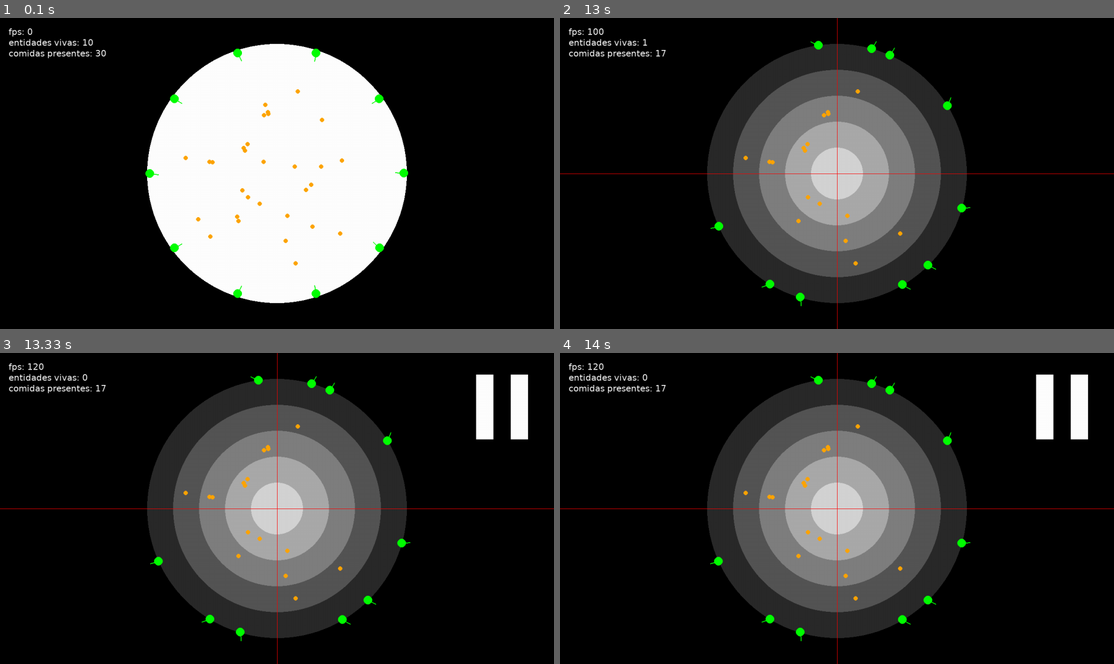
Above: before the commit, frames 1-4 (two rows, left to right).
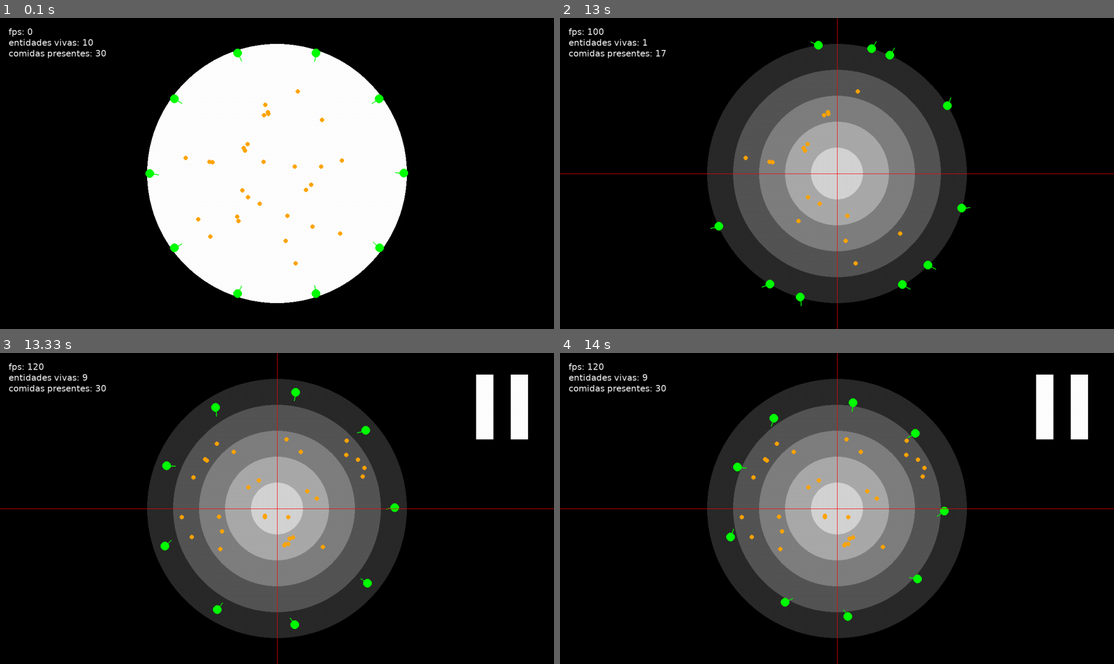
Above: after the commit, the same moments.

Repository: GabrielSaH/Natural-Selection-Simulator
Game: pygame game, started from main.py
The game is run twice, just before and just after one commit, with the same random seed, the same clock (stepped at 60 frames per second) and the same inputs.
Inputs:
- Up to frame 1 (0.1 s): no input
- Up to frame 2 (13 s): tap Space at 0.33, 0.67, 1.07, 1.37, 1.57, 1.87, 2.23, 2.63, 2.93, 3.13, 3.43, 3.63, 3.97, 4.27, 4.47, 4.77, 5.03, 5.37, 5.67, 5.8, 6.2, 6.5, 6.87, 7.27, 7.57, 7.77, 8.07, 8.27, 8.6, 8.9, 9.1, 9.4, 9.67, 10, 10.3, 10.43, 10.83, 11.13, 11.5, 11.9, 12.2, 12.4, 12.7, 12.9 s; hold Up 1-1.47 s; hold Right 1.5-2.13 s; hold Down 2.17-2.53 s; hold Right 3.9-4.37 s; hold Left 4.4-4.93 s; hold Down 4.97-5.27 s; hold Right 6.13-6.77 s; hold Down 6.8-7.17 s; hold Right 8.53-9 s; hold Left 9.03-9.57 s; hold Down 9.6-9.9 s; hold Right 10.77-11.4 s; hold Down 11.43-11.8 s
- Up to frame 3 (13.33 s): hold Right from 13.17 s (still down); tap Space at 13.23 s
- Up to frame 4 (14 s): tap Space at 13.53, 13.73 s; release Right at 13.63 s; hold Left from 13.67 s (still down)

Frames 1-2 are identical in both runs. In frame 3, 1.3% of the frame differs, in the area x 14-75%, y 6-93%; in frame 4, 1.3%.

Commit message:
Added reproducing system
After a cycle ends, new cycle begins with more or less population
Fixed some typos

Diff:
--- a/Entities/Entity.py
+++ b/Entities/Entity.py
@@ -12,9 +12,12 @@
         self.screen = screen
         self.vision_angle = vision_angle
         self.target_vision_angle = self.vision_angle
+        self.food_eaten = 0
 
     def getPosition(self):
         return [self.position_x, self.position_y]
+
+
 
     def move(self):
         if self.vision_angle == self.target_vision_angle:
--- a/Entities/Simulation.py
+++ b/Entities/Simulation.py
@@ -89,20 +89,20 @@
             radius = (self.arena_radius / 5) * i
             pygame.draw.circle(configuration.screen, [color, color, color], [configuration.x / 2, configuration.y / 2], radius)
 
-    def tick(self, colision = True):
+    def tick(self, collision = True):
         for entity in self.entity_list:
             entity.draw()
 
             if entity.alive:
                 if entity.distanceBetween(configuration.x / 2, configuration.y / 2) < self.arena_radius - 1:
                     entity.move()
-                    if colision:
-                        self.colision(entity)
+                    if collision:
+                        self.collision(entity)
                 else:
                     entity.alive = False
                     self.entity_quantity_alive -= 1
 
-    def colision(self, entity):
+    def collision(self, entity):
         ent_x = entity.getPosition()[0]
         ent_y = entity.getPosition()[1]
 
@@ -130,6 +130,7 @@
                 if entity.distanceBetween(food_x, food_y) <= radius_sum:
                     food_for.devoured = True
                     self.food_quantity_present -= 1
+                    entity.food_eaten += 1 # when food is eaten, it adds to invetory
                 if self.show_render:
                     pygame.draw.line(configuration.screen, "blue", [ent_x, ent_y], [food_x, food_y])
 
@@ -143,3 +144,14 @@
 
     def drawRender(self):
         self.show_render = not self.show_render
+
+    # at end of simluation define who reproduces, survive or die
+    def addEntity(self):
+        for entityEat in self.entity_list:
+            if entityEat.food_eaten >= 2: # reproduce
+                entityEat.food_eaten = 0 # resets invetory to 0
+                self.entity_quantity += 1
+            elif entityEat.food_eaten == 1: # survives
+                entityEat.food_eaten = 0
+            else:                           # dies
+                self.entity_quantity -= 1
--- a/main.py
+++ b/main.py
@@ -63,4 +63,24 @@
 
     configuration.clock.tick(fps_limit) # Limitador de fps
 
+
+    if simulation.entity_quantity == 0:
+        print("Population died, no one is left")
+        running = False
+
+    # when simulation ends, starts a new one with more or less entities
+    elif simulation.entity_quantity_alive == 0:
+        simulation.addEntity()
+        entity_quantity = simulation.entity_quantity
+        food_quantity = simulation.food_quantity
+        simulation.startRound(entity_quantity, food_quantity)
+
+    if simulation.food_quantity_present == 0:
+        simulation.addEntity()
+        entity_quantity = simulation.entity_quantity
+        food_quantity = simulation.food_quantity
+        simulation.startRound(entity_quantity, food_quantity)
+
+
+
 pygame.quit()
